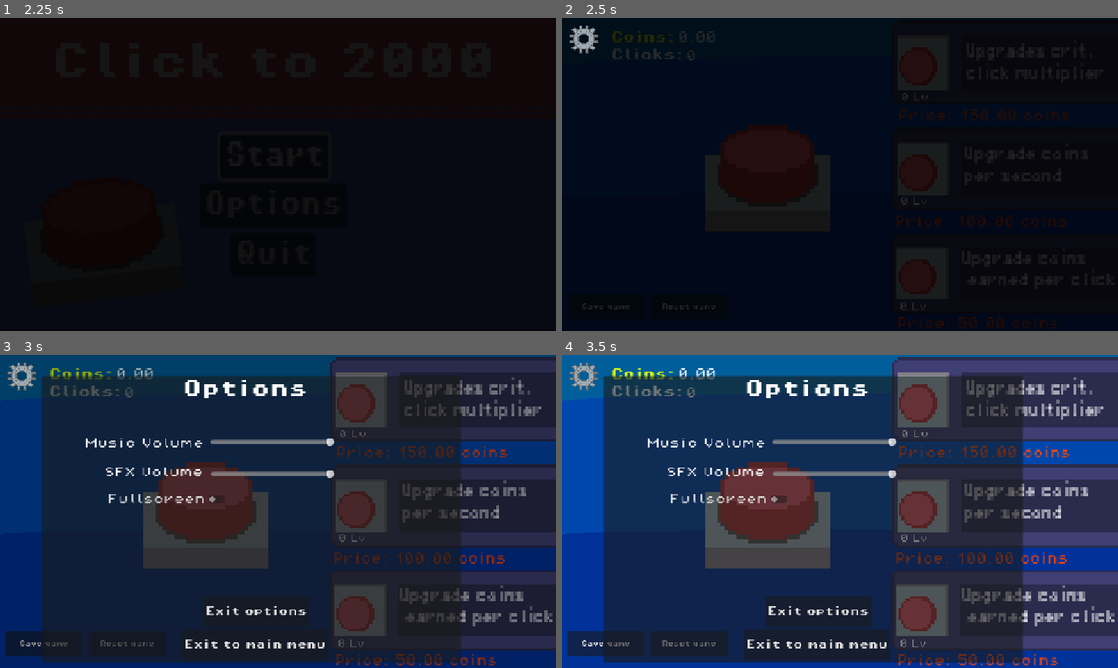
Above: before the commit, frames 1-4 (two rows, left to right).
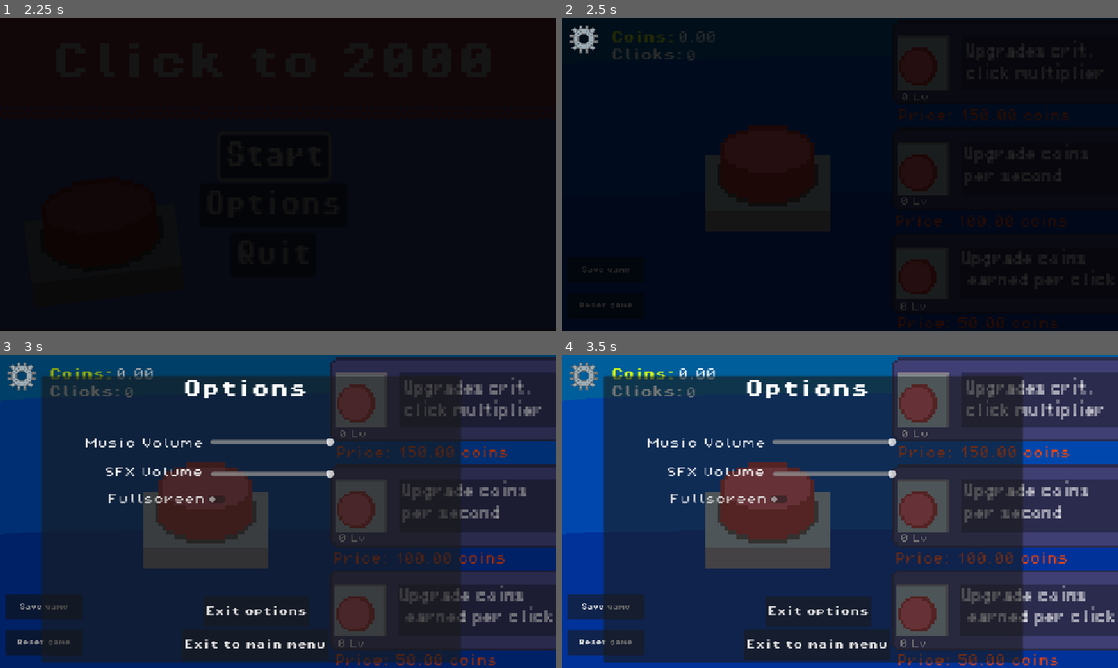
Above: after the commit, the same moments.

Repository: George101-dev/Click
Game: Godot game, scene res://main_menu.tscn
Two runs of this game, one before a commit and one after it. Both use one fixed random seed, a clock stepped at 60 frames per second and the inputs below.
Inputs (mouse positions are in pixels of both pictures, inside the frame that each line leads up to):
- Up to frame 1 (2.25 s): click "Start" at 0.5 s; click "Start" at 1.25 s; click "Start" at 2 s
- Up to frame 2 (2.5 s): no input
- Up to frame 3 (3 s): click (22, 373) at 2.75 s
- Up to frame 4 (3.5 s): no input

Frame 1 is identical in both runs. In frame 2, 0.1% of the frame differs, in the area x 3-28%, y 79-94%; in frame 3, 0.8%; in frame 4, 2.4%, in the area x 1-30%, y 76-97%.

Commit message:
Update main.tscn

Diff:
--- a/main.tscn
+++ b/main.tscn
@@ -112,19 +112,19 @@
 text = "0"
 
 [node name="Button3" type="Button" parent="."]
-offset_left = 325.0
-offset_top = 431.0
-offset_right = 544.0
-offset_bottom = 496.0
+offset_left = 210.0
+offset_top = 429.0
+offset_right = 429.0
+offset_bottom = 494.0
 scale = Vector2(0.48775, 0.535323)
 theme_override_fonts/font = ExtResource("2_h2yge")
 text = "Reset game"
 
 [node name="Button2" type="Button" parent="."]
 offset_left = 210.0
-offset_top = 431.0
+offset_top = 380.0
 offset_right = 429.0
-offset_bottom = 496.0
+offset_bottom = 445.0
 scale = Vector2(0.48775, 0.535323)
 theme_override_fonts/font = ExtResource("2_h2yge")
 text = "Save game"
